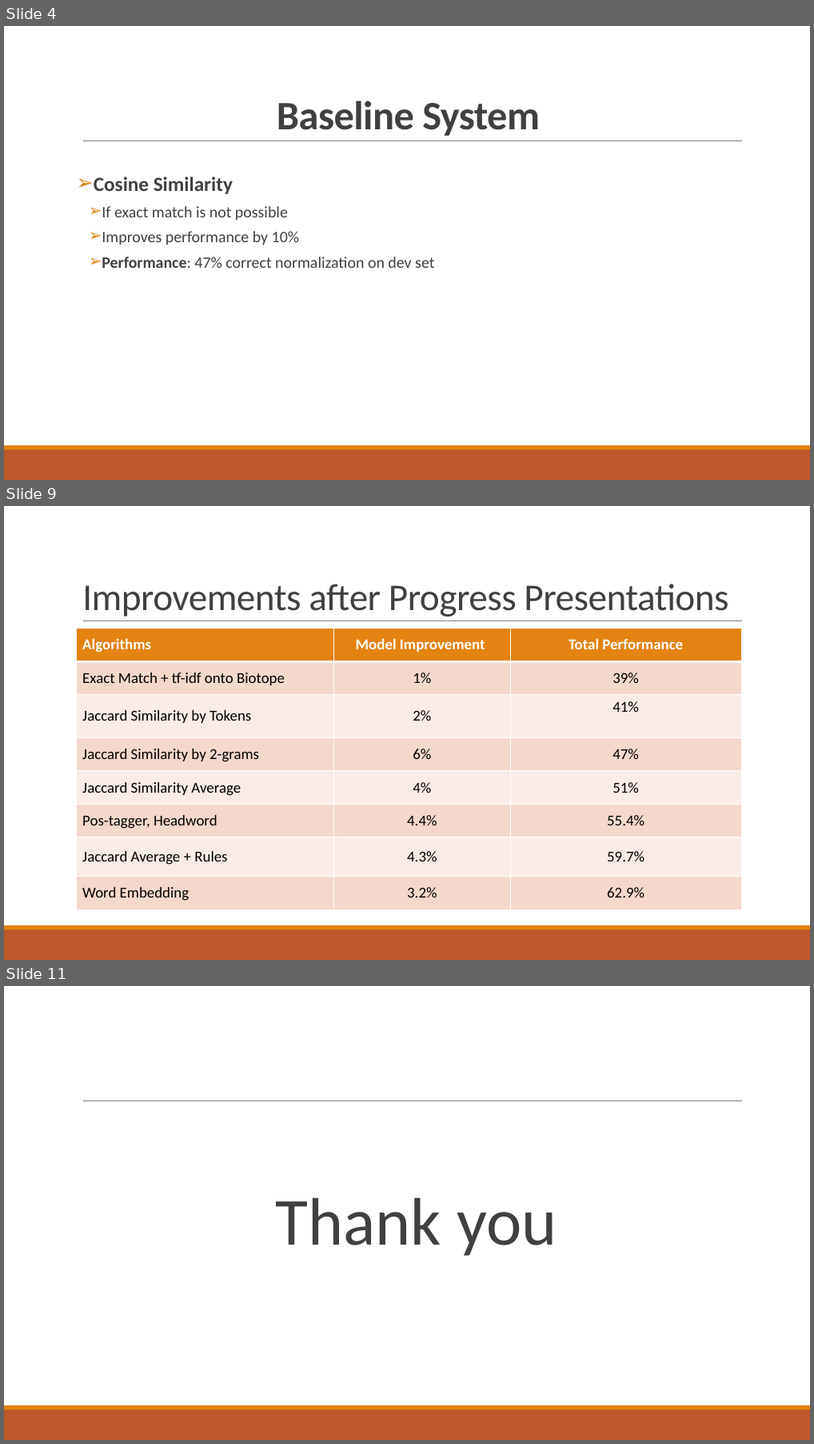
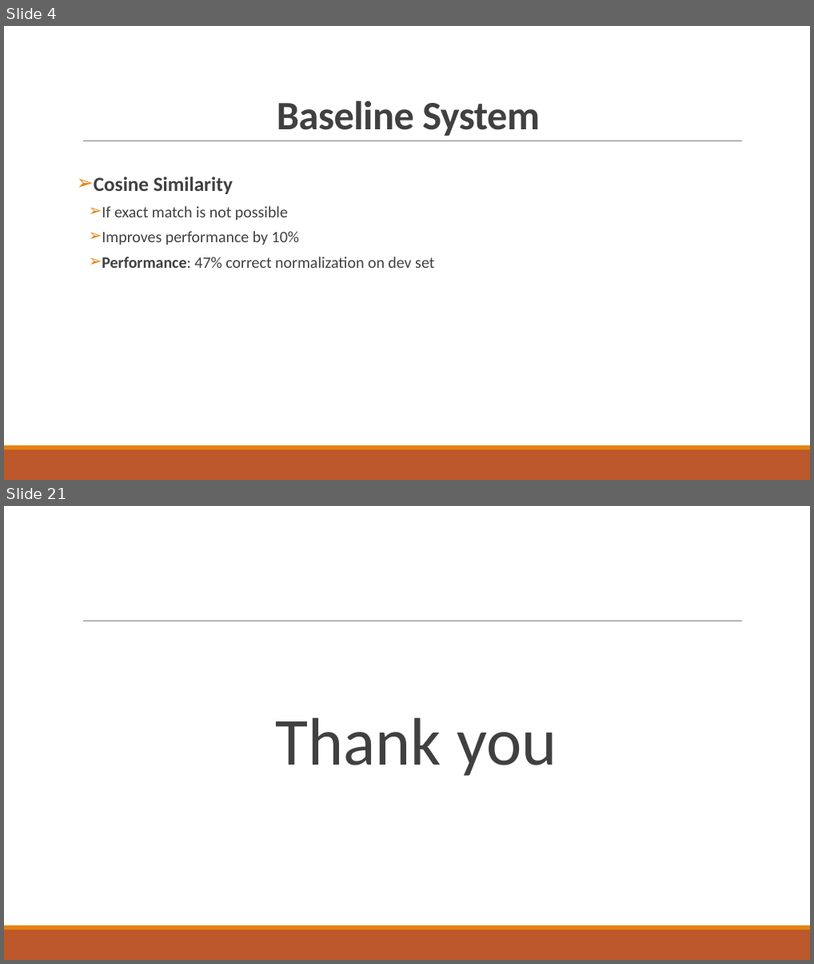
Before and after one commit to abdullahyldz/Cmpe493TermProject, a slide deck: Presentation/Final Presentation/Final Presentation.pptx. Shown one above the other, each under a label of ours: slides 4, 9 and 11 before the commit, slides 4 and 21 after it; the slides between them are not shown. The pictures are 814x1444 and 814x964 pixels, drawn with LibreOffice and Linux fonts; fonts in the diff are those of the drawing. Boxes give left, top, right and bottom in pixels: in the first picture for what was removed or moved away, otherwise in the second. Text is boxed around its words. In the diff, an @@ line names an element or a change of style, - is before the commit and + after.

```diff
--- a/Presentation/Final Presentation/Final Presentation.pptx
+++ b/Presentation/Final Presentation/Final Presentation.pptx
@@ slide 9 removed at [4,506,810,960], background #FFFFFF; not listed: 3 template elements that a slide beside it also shows @@
@@ title removed at [82,584,729,616] @@
-Improvements after Progress Presentations
@@ table removed at [77,628,742,909], 8 rows, 3 columns @@
-Algorithms | Model Improvement | Total Performance
-Exact Match + tf-idf onto Biotope | 1% | 39%
-Jaccard Similarity by Tokens | 2% | 41%
-Jaccard Similarity by 2-grams | 6% | 47%
-Jaccard Similarity Average | 4% | 51%
-Pos-tagger, Headword | 4.4% | 55.4%
-Jaccard Average + Rules | 4.3% | 59.7%
-Word Embedding | 3.2% | 62.9%
@@ what was slide 11 is now slide 21 @@
```
Also in this commit, not shown: 4 slides changed, 14 slides added, 3 other slides removed.
